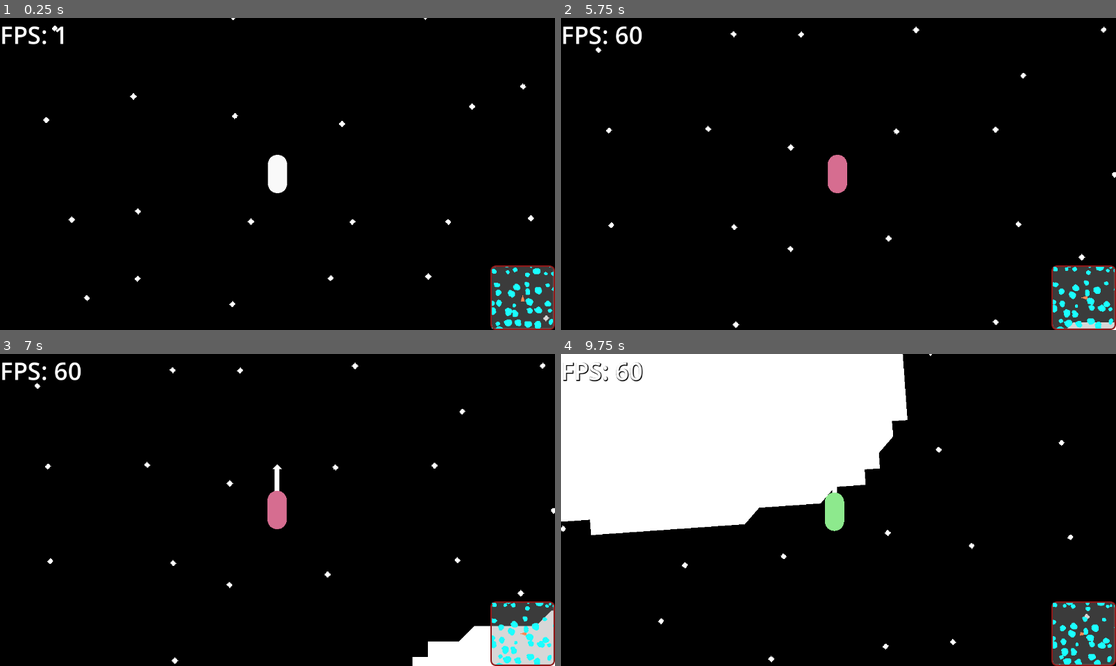
Above: before the commit, frames 1-4 (two rows, left to right).
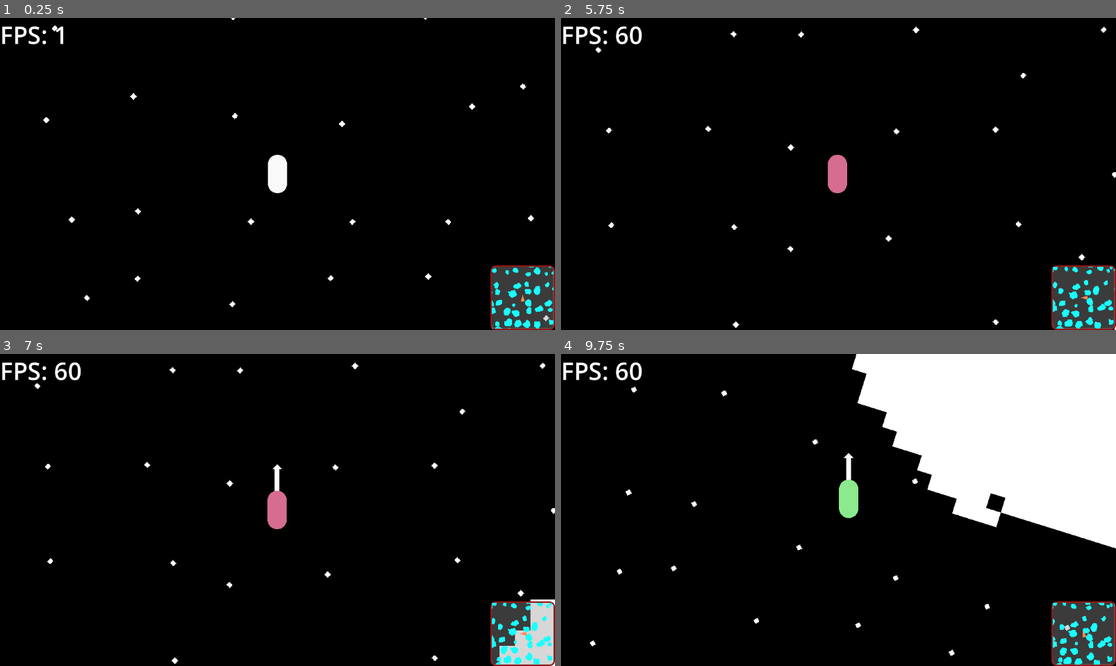
Above: after the commit, the same moments.

Repository: coolspacegame/game
Game: Godot game, scene res://node_2d.tscn
Same seed, same stepped clock (60 frames per second), same inputs: the game is played once before the commit and once after it.
Inputs (mouse positions are in pixels of both pictures, inside the frame that each line leads up to):
- Up to frame 1 (0.25 s): no input
- Up to frame 2 (5.75 s): tap Enter at 0.5 s; move the mouse to (960, 158) at 0.52 s; hold D (skelly_input_action_right) 0.53-1.28 s; click (960, 158) at 0.6 s; tap Space (skelly_input_action_jump) at 0.77, 1.52, 3.02, 3.77, 4.52 s; move the mouse to (727, 189) at 1.27 s; hold S (skelly_input_action_backward) 1.28-2.03 s; right-click (727, 189) at 1.35 s; move the mouse to (894, 105) at 2.02 s; hold D (skelly_input_action_right) 2.03-2.78 s; tap E (skelly_input_action_2) at 2.1 s; move the mouse to (810, 236) at 2.77 s; hold W (skelly_input_action_forward) 2.78-3.53 s; tap I (skelly_input_action_3) at 2.85 s; move the mouse to (1005, 220) at 3.52 s; hold C 3.53-4.28 s; hold A (skelly_input_action_left) 3.53-5.03 s; move the mouse to (672, 127) at 4.27 s; click (672, 127) at 4.35 s; move the mouse to (866, 174) at 5.02 s; hold S (skelly_input_action_backward) from 5.03 s (still down); right-click (866, 174) at 5.1 s
- Up to frame 3 (7 s): move the mouse to (194, 432) at 5.77 s; release S (skelly_input_action_backward) at 5.78 s; hold D (skelly_input_action_right) 5.78-6.53 s; tap E (skelly_input_action_2) at 5.85 s; tap Space (skelly_input_action_jump) at 6.02, 6.77 s; move the mouse to (399, 494) at 6.52 s; hold W (skelly_input_action_forward) from 6.53 s (still down); tap I (skelly_input_action_3) at 6.6 s
- Up to frame 4 (9.75 s): move the mouse to (727, 525) at 7.27 s; release W (skelly_input_action_forward) at 7.28 s; hold D (skelly_input_action_right) 7.28-8.03 s; tap C at 7.35 s; tap Space (skelly_input_action_jump) at 7.52, 9.02 s; move the mouse to (894, 441) at 8.02 s; hold S (skelly_input_action_backward) 8.03-8.78 s; click (894, 441) at 8.1 s; move the mouse to (810, 572) at 8.77 s; hold A (skelly_input_action_left) 8.78-9.53 s; right-click (810, 572) at 8.85 s; move the mouse to (1005, 556) at 9.52 s; hold W (skelly_input_action_forward) from 9.53 s (still down); tap E (skelly_input_action_2) at 9.6 s

The runs differ from the first frame. In frame 1, 0.3% of the frame differs, in the area x 88-100%, y 79-100%; in frame 2, 0.4%; in frame 3, 2.0%; in frame 4, 50%, in the area x 0-100%, y 0-100%.

Commit message:
generating the colliders as rectangles. Meshed individual tiles

Diff:
--- a/node_2d.tscn
+++ b/node_2d.tscn
@@ -7,6 +7,13 @@
 [ext_resource type="PackedScene" uid="uid://hl0a6w7u01ry" path="res://scenes/the_environment.tscn" id="7_d21ai"]
 [ext_resource type="Script" uid="uid://cw2jpbgevioaq" path="res://scripts/Background.gd" id="8_4d7sh"]
 [ext_resource type="Script" uid="uid://d4iai86sp4tm" path="res://scripts/MinimalInputHandler.gd" id="10_ir8iy"]
+
+[sub_resource type="Gradient" id="Gradient_d21ai"]
+colors = PackedColorArray(1, 1, 1, 1, 1, 1, 1, 1)
+
+[sub_resource type="GradientTexture1D" id="GradientTexture1D_rj586"]
+gradient = SubResource("Gradient_d21ai")
+width = 1024
 
 [sub_resource type="ShaderMaterial" id="ShaderMaterial_d21ai"]
 shader = ExtResource("2_q6r6c")
@@ -28,6 +35,7 @@
 [node name="TheCharacter" parent="." instance=ExtResource("1_x0ka3")]
 
 [node name="TheEnvironment" parent="." instance=ExtResource("7_d21ai")]
+_asteroid_texture = SubResource("GradientTexture1D_rj586")
 
 [node name="Background" type="MeshInstance2D" parent="."]
 light_mask = 0
--- a/scripts/Asteroid.gd
+++ b/scripts/Asteroid.gd
@@ -2,62 +2,144 @@
 class_name Asteroid
 extends Node2D
 
-class GenerateParameters:
-	# var noise_source: Noise
-	var noise_min: float
-	var noise_max: float
-	var square_tile_size: float
-
-class Tile:
-	pass
+## determines the density of the asteroid
+const ASTEROID_MASS_PER_TILE := 1000.0
+const CollisionConstants := preload("res://scripts/CollisionConstants.gd")
 
 var mesh_node: MeshInstance2D
 var rigid_body: RigidBody2D
-var collision_polygon: PackedVector2Array
+var collision_quads: Array[Rect2]
+var _tile_coords: Dictionary
+var _tile_size: Vector2
 
 func _init():
 	var m = MeshInstance2D.new()
 	add_child(m)
 	mesh_node = get_child(0)
 
+	var r = RigidBody2D.new()
+	add_child(r)
+	rigid_body = get_child(1)
+
 func _process(_delta: float) -> void:
 	mesh_node.transform = rigid_body.transform
 
-func generate_mesh(tile_coords: Array, square_tile_size: float, asteroid_origin: Vector2) -> void:
+func initialize(tile_coords_in: Dictionary, tile_size_in: Vector2) -> void:
+	_tile_coords = tile_coords_in.duplicate()
+	_tile_size = tile_size_in
+	rigid_body.mass = ASTEROID_MASS_PER_TILE * _tile_coords.size()
 
+	rigid_body.collision_layer = CollisionConstants.DEFAULT | CollisionConstants.ASTEROID
+	rigid_body.collision_mask = CollisionConstants.DEFAULT | CollisionConstants.CHARACTER | CollisionConstants.ASTEROID
+
+func update_collider() -> void:
+	var working_tiles = _tile_coords.duplicate()
+
+	if working_tiles.size() == 0:
+		return
+
+	var current_rect := Rect2i()
+	current_rect.position = working_tiles.keys()[0]
+	current_rect.size = Vector2i.ONE
+	working_tiles.erase(current_rect.position)
+
+	var quads := [] as Array[Rect2i]
+
+	while working_tiles.size() > 0:
+		var expansion_right := current_rect
+		expansion_right.position += current_rect.size * Vector2i.RIGHT
+		expansion_right.size = Vector2i(1, current_rect.size.y)
+
+		var expansion_down := current_rect
+		expansion_down.position += current_rect.size * Vector2i.DOWN
+		expansion_down.size = Vector2i(current_rect.size.x, 1)
+
+		var expansion_left := current_rect
+		expansion_left.position += Vector2i.LEFT
+		expansion_left.size = Vector2i(1, current_rect.size.y)
+
+		var expansion_up := current_rect
+		expansion_up.position += Vector2i.UP
+		expansion_up.size = Vector2i(current_rect.size.x, 1)
+
+		var found_expansion = false
+
+		for expansion in [expansion_right, expansion_down, expansion_left, expansion_up]:
+			var expansion_is_valid = true
+
+			for i in range(expansion.position.x, expansion.end.x, 1):
+				for j in range(expansion.position.y, expansion.end.y, 1):
+					var v = Vector2i(i, j)
+
+					if v not in working_tiles:
+						expansion_is_valid = false
+
+			if expansion_is_valid:
+
+				for i in range(expansion.position.x, expansion.end.x, 1):
+					for j in range(expansion.position.y, expansion.end.y, 1):
+						var v = Vector2i(i, j)
+						working_tiles.erase(v)
+
+				current_rect = current_rect.merge(expansion)
+				found_expansion = true
+				break
+
+		if not found_expansion:
+			quads.append(current_rect)
+
+			current_rect.position = working_tiles.keys()[0]
+			current_rect.size = Vector2i.ONE
+			working_tiles.erase(current_rect.position)
+
+
+	collision_quads = []
+	for quad in quads:
+		var collision_quad = Rect2()
+		collision_quad.position = _tile_size * Vector2(quad.position)
+		collision_quad.size = _tile_size * Vector2(quad.size)
+		collision_quads.append(collision_quad)
+
+
+	for child_node in rigid_body.get_children():
+		rigid_body.remove_child(child_node)
+		child_node.queue_free()
+
+	for quad: Rect2 in collision_quads:
+		var collision_shape := CollisionShape2D.new()
+		var rect_shape := RectangleShape2D.new()
+		rect_shape.size = quad.size
+		collision_shape.shape = rect_shape
+		collision_shape.position = quad.position + quad.size / 2
+
+		# add the new collision shape to the asteroid's rigidbody
+		rigid_body.add_child(collision_shape)
+
+func update_mesh() -> void:
 	var st := SurfaceTool.new()
 	st.begin(Mesh.PRIMITIVE_TRIANGLES)
 
+	var uv = 0.0
+	for i in range(_tile_coords.size()):
+		var quad := Rect2i()
+		quad.position = _tile_coords.keys()[i]
+		quad.size = Vector2i.ONE
+		var v1 := _tile_size *  Vector2(quad.position)
+		var v2 := _tile_size *  Vector2(quad.position + quad.size * Vector2i(1, 0))
+		var v3 := _tile_size *  Vector2(quad.position + quad.size * Vector2i(1, 1))
+		var v4 := _tile_size *  Vector2(quad.position + quad.size * Vector2i(0, 1))
 
-	var border_points: PackedVector2Array = []
+		st.set_uv(Vector2(uv, 0))
 
-	for tile_v in tile_coords:
-		var center := square_tile_size * (Vector2(tile_v.x, tile_v.y) + 0.5 * Vector2.ONE) - asteroid_origin
-		border_points.append(center)
+		uv += 1.0 / (_tile_coords.size() as float)
 
-	for p in border_points:
-		st.add_vertex(Vector3(p.x, p.y, 0))
+		st.add_vertex(Vector3(v1.x, v1.y, 0.0))
+		st.add_vertex(Vector3(v2.x, v2.y, 0.0))
+		st.add_vertex(Vector3(v3.x, v3.y, 0.0))
 
-	var indices = Geometry2D.triangulate_polygon(border_points)
+		st.add_vertex(Vector3(v1.x, v1.y, 0.0))
+		st.add_vertex(Vector3(v3.x, v3.y, 0.0))
+		st.add_vertex(Vector3(v4.x, v4.y, 0.0))
 
-	for i in range(indices.size() - 1, -1, -1):
-		st.add_index(indices[i])
-
+	st.index()
 	mesh_node.mesh = st.commit()
-
-	var num_smooth_iterations = 3
-
-	for _i in range(num_smooth_iterations):
-		var new_poly = border_points.duplicate()
-
-		for j in range(border_points.size()):
-			var p0 = border_points[j]
-			var p1 = border_points[(j + 1) % border_points.size()]
-			var new_p0 = p0.lerp(p1, 0.25)
-			var new_p1 = p0.lerp(p1, 0.75)
-
-			new_poly[j] = new_p0
-			new_poly[(j + 1) % new_poly.size()] = new_p1
-
-		border_points = new_poly
-	collision_polygon = border_points
--- a/scripts/TheEnvironment.gd
+++ b/scripts/TheEnvironment.gd
@@ -5,6 +5,7 @@
 @export var _global_seed := 111
 @export var _detail_noise: FastNoiseLite
 @export var _size_noise: FastNoiseLite
+@export var _asteroid_texture: Texture2D
 
 var _rng = RandomNumberGenerator.new()
 
@@ -28,16 +29,14 @@
 
 ## the maximum possible distance from an asteroid center to a border tile
 const MAX_ASTEROID_RADIUS := 1500.0
-
-## determines the density of the asteroid
-const ASTEROID_MASS_PER_TILE := 1000.0
 
 ## This value represents the change in angle used to generate the border points for an asteroid.
 ## The border points are generated in a circular fashion around the asteroid center.
 ## This value is calculated using sqrt(2) * TILE_SIZE / MAX_ASTEROID_RADIUS,
 ## an upper limit on how many tile-lengths the circumference of the bounding circle will be for the asteroid.
+## Divided by 2 to be on the safe side.
 ## (TODO I think this comment is incorrect regarding what the value represets, 'tile-lengths')
-const ASTEROID_BORDER_GENERATION_ANGULAR_INCREMENT := atan(sqrt(2) * TILE_SIZE / MAX_ASTEROID_RADIUS)
+const ASTEROID_BORDER_GENERATION_ANGULAR_INCREMENT := atan(sqrt(2) * TILE_SIZE / MAX_ASTEROID_RADIUS) / 2
 
 ## How many steps we take around the circle as determined by the calculated increment, ASTEROID_BORDER_GENERATION_ANGULAR_INCREMENT
 const ASTEROID_BORDER_GENERATION_NUM_ANGLES = ceili(2 * PI / ASTEROID_BORDER_GENERATION_ANGULAR_INCREMENT)
@@ -129,6 +128,11 @@
 
 	# For each of the center points, generate the polygon outline of the asteroid using a noise image
 	for center_point in asteroid_center_points:
+
+		# initialize the asteroid bounds which are going to evaluate as we iterate through the border points
+		var asteroid_bounds_min := 2 * Vector2i(MAX_ASTEROID_RADIUS, MAX_ASTEROID_RADIUS)
+		var asteroid_bounds_max := -1 * asteroid_bounds_min
+
 		# this will be the resulting border for each iteration of this for loop
 		var asteroid_border_tiles = []
 
@@ -175,46 +179,52 @@
 			if i == 0 or asteroid_border_tiles[-1] != new_tile_coord:
 				asteroid_border_tiles.append(new_tile_coord)
 
-				# we are going to keep track of all the tiles in the asteroid, so fill in the tiles
-				# from the center to the new tile
-				for current_tile_distance in range(0, tile_distance, TILE_SIZE):
-					var current_tile_center_point = current_tile_distance * Vector2(cos(tile_angle), sin(tile_angle)) + center_point
-					var current_tile_coord := Vector2i(current_tile_center_point / TILE_SIZE)
-
-					asteroid_tiles[current_tile_coord] = true
-
+				# keep track of the bounds of the asteroid. This will be used to fill in the tiles inside the border
+				if new_tile_coord.x < asteroid_bounds_min.x:
+					asteroid_bounds_min.x = new_tile_coord.x
+				if new_tile_coord.y < asteroid_bounds_min.y:
+					asteroid_bounds_min.y = new_tile_coord.y
+				if new_tile_coord.x > asteroid_bounds_max.x:
+					asteroid_bounds_max.x = new_tile_coord.x
+				if new_tile_coord.y > asteroid_bounds_max.y:
+					asteroid_bounds_max.y = new_tile_coord.y
+
+
+		# here we are iterating through all tiles in the bounds, and filling in the ones that are within the polygon
+		# formed by the border tiles
+		var border_polygon := PackedVector2Array()
+		for tile in asteroid_border_tiles:
+			border_polygon.append(Vector2(tile))
+		for i in range(asteroid_bounds_min.x, asteroid_bounds_max.x):
+			for j in range(asteroid_bounds_min.y, asteroid_bounds_max.y):
+				if Geometry2D.is_point_in_polygon(Vector2(i, j), border_polygon):
+					asteroid_tiles[Vector2i(i, j)] = true
+
+
+		# find the center of mass, this will be used as the origin for the asteroid mesh/colliders
 		var center_of_mass = Vector2.ZERO
 		for asteroid_tile in asteroid_tiles.keys():
 
 			center_of_mass += Vector2(asteroid_tile) * TILE_SIZE / asteroid_tiles.size()
 
+
+		# find the tile coordinates relative to the center of mass
+		var center_of_mass_tile := Vector2i(center_of_mass / TILE_SIZE)
+		var centered_asteroid_tiles = {}
+		for asteroid_tile in asteroid_tiles.keys():
+			centered_asteroid_tiles[asteroid_tile - center_of_mass_tile] = true
+
 		# Now we need to create the necessary nodes
 		var asteroid = Asteroid.new()
-		var rigid_body = RigidBody2D.new()
-
-		rigid_body.mass = ASTEROID_MASS_PER_TILE * asteroid_tiles.size()
-
-		asteroid.generate_mesh(asteroid_border_tiles, TILE_SIZE, center_of_mass)
+
+		asteroid.initialize(centered_asteroid_tiles, TILE_SIZE * Vector2.ONE)
+		asteroid.update_mesh()
+		asteroid.update_collider()
+
+		asteroid.mesh_node.texture = _asteroid_texture
 		asteroid_mesh_created.emit(asteroid.mesh_node.mesh)
 
-		# The asteroid generate_mesh() function calculates a collision polygon that is a smoothed
-		# version of the asteroid polygon border. Here, we are generating a series of convex hulls that, when composed together,
-		# allow for fast collision calculations with the complex asteroid shape.
-		var convex_hulls = Geometry2D.decompose_polygon_in_convex(asteroid.collision_polygon)
-		for hull in convex_hulls:
-			var collision_shape := CollisionShape2D.new()
-			collision_shape.shape = ConvexPolygonShape2D.new()
-			collision_shape.shape.points = hull
-
-			# add the new collision shape to the asteroid's rigidbody
-			rigid_body.add_child(collision_shape)
-
-		rigid_body.collision_layer = CollisionConstants.DEFAULT | CollisionConstants.ASTEROID
-		rigid_body.collision_mask = CollisionConstants.DEFAULT | CollisionConstants.CHARACTER | CollisionConstants.ASTEROID
-
-		asteroid.add_child(rigid_body)
 		asteroid.position = center_of_mass
-		asteroid.rigid_body = rigid_body
 
 		# add the asteroid we just generated to this Environment node as a child
 		add_child(asteroid)
Not shown: 1 places in node_2d.tscn that only renumber resources
